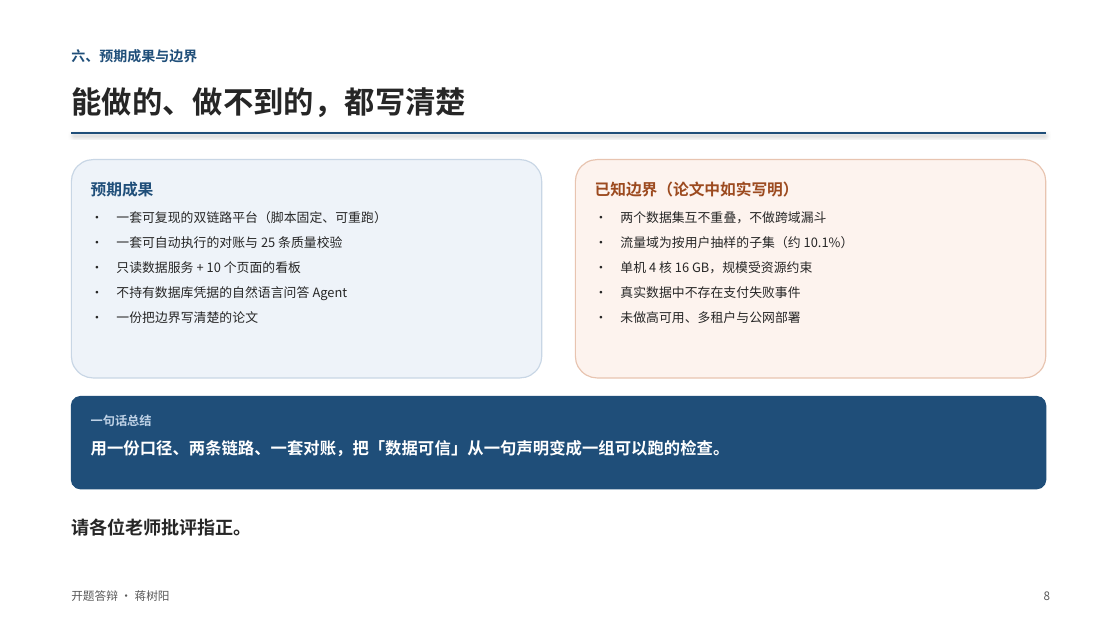
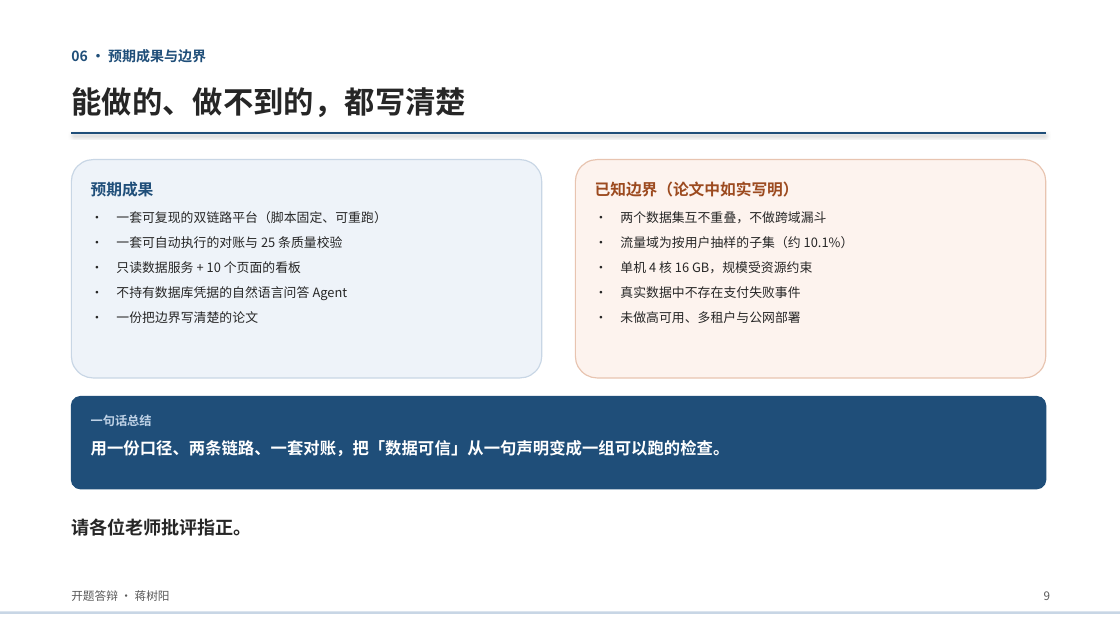
Before and after one commit to suntree-j/dsh-workspace, a slide deck: slide 9 of intelligent-data-platform/docs/thesis/答辩材料/开题答辩_蒋树阳.pptx (slide 8 before the commit). Drawn at 1120x630 pixels with LibreOffice and Linux fonts; fonts in the diff are those of the drawing. Boxes give left, top, right and bottom in pixels: in the first picture for what was removed or moved away, otherwise in the second. Text is boxed around its words. In the diff, an @@ line names an element or a change of style, - is before the commit and + after.

```diff
--- a/intelligent-data-platform/docs/thesis/答辩材料/开题答辩_蒋树阳.pptx
+++ b/intelligent-data-platform/docs/thesis/答辩材料/开题答辩_蒋树阳.pptx
@@ text at box(71, 49, 206, 62): text changed @@
-六、预期成果与边界
+06 · 预期成果与边界
@@ rectangle added at box(0, 612, 1120, 614), fill #C8D6E5 @@
```
Also in this commit, not shown: 7 other slides changed, 2 slides added, 3 other files.
